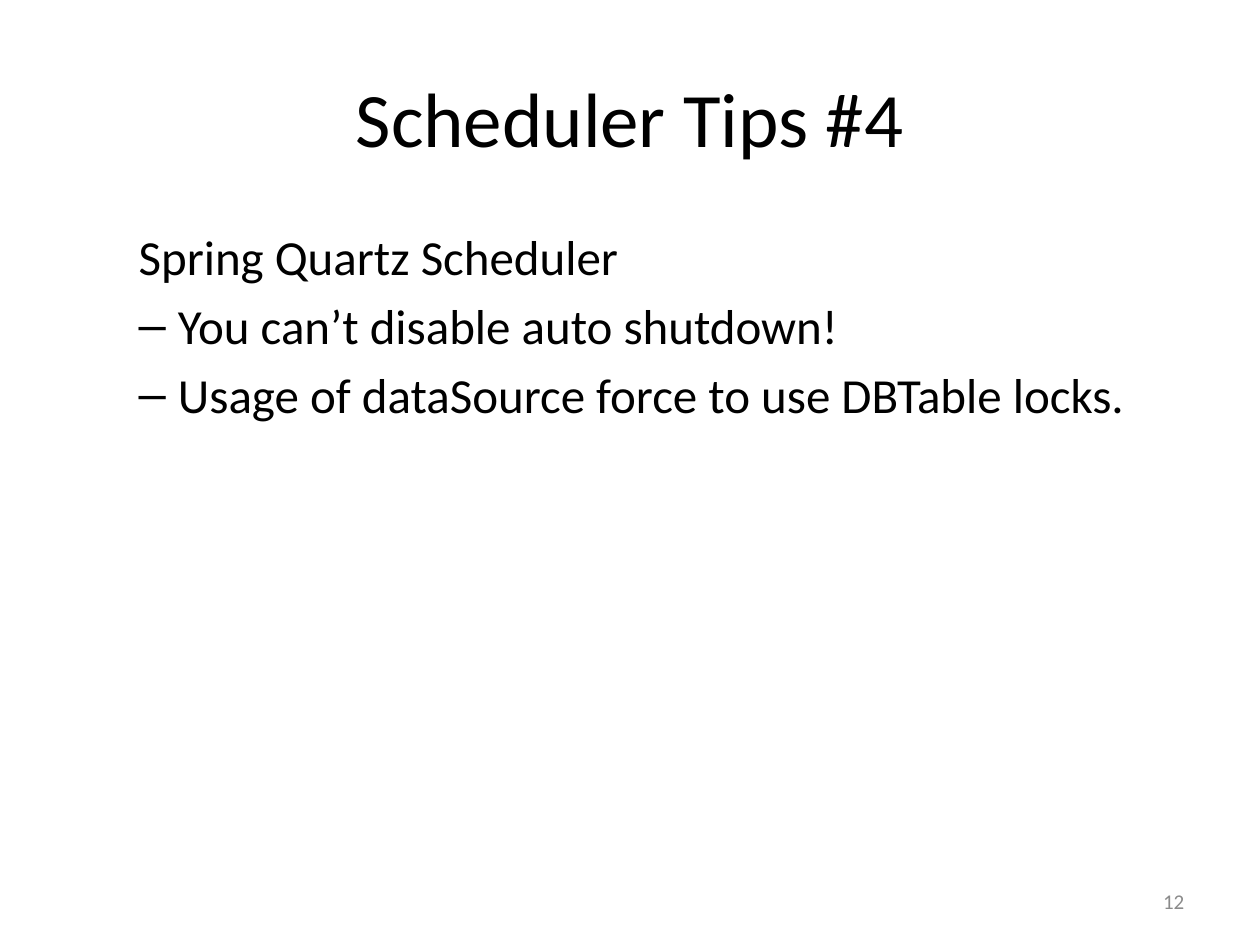
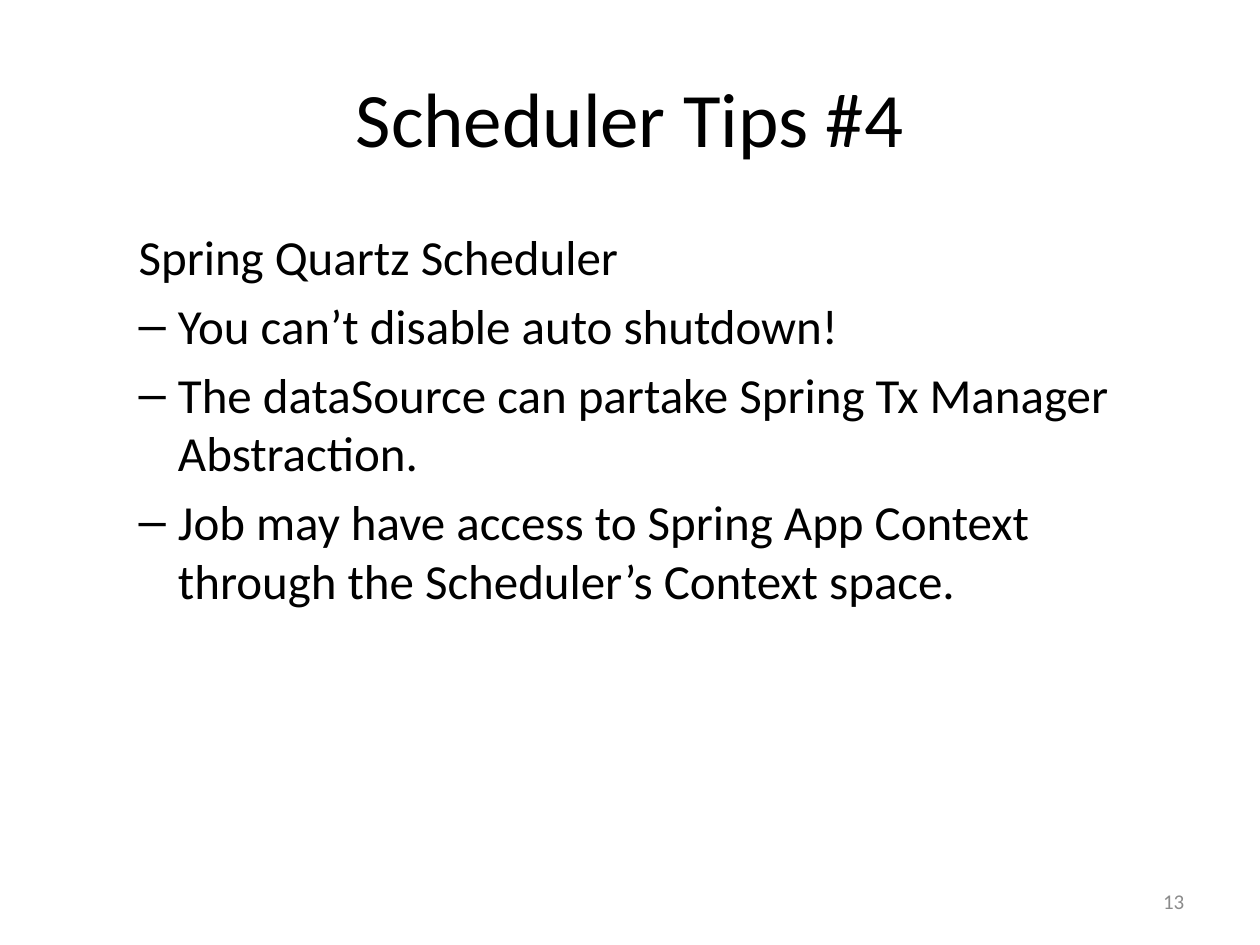
Before and after one commit to saltnlight5/myschedule.experiment, a slide deck: slide 13 of jug-quartz/JUG-QuartzScheduler.pptx (slide 12 before the commit). Drawn at 1260x945 pixels with LibreOffice and Linux fonts; fonts in the diff are those of the drawing. Boxes give left, top, right and bottom in pixels: in the first picture for what was removed or moved away, otherwise in the second. Text is boxed around its words. In the diff, an @@ line names an element or a change of style, - is before the commit and + after.

```diff
--- a/jug-quartz/JUG-QuartzScheduler.pptx
+++ b/jug-quartz/JUG-QuartzScheduler.pptx
@@ text at (x1=178, y1=379, x2=1108, y2=608): text changed @@
-  – Usage of dataSource force to use DBTable locks.
+  – The dataSource can partake Spring Tx Manager Abstraction.
+  – Job may have access to Spring App Context through the Scheduler’s Context space.
@@ page number at (x1=1163, y1=895, x2=1184, y2=909): text changed @@
-12
+13
```
Also in this commit, not shown: 4 other slides changed, 1 slide added, 1 other file.
